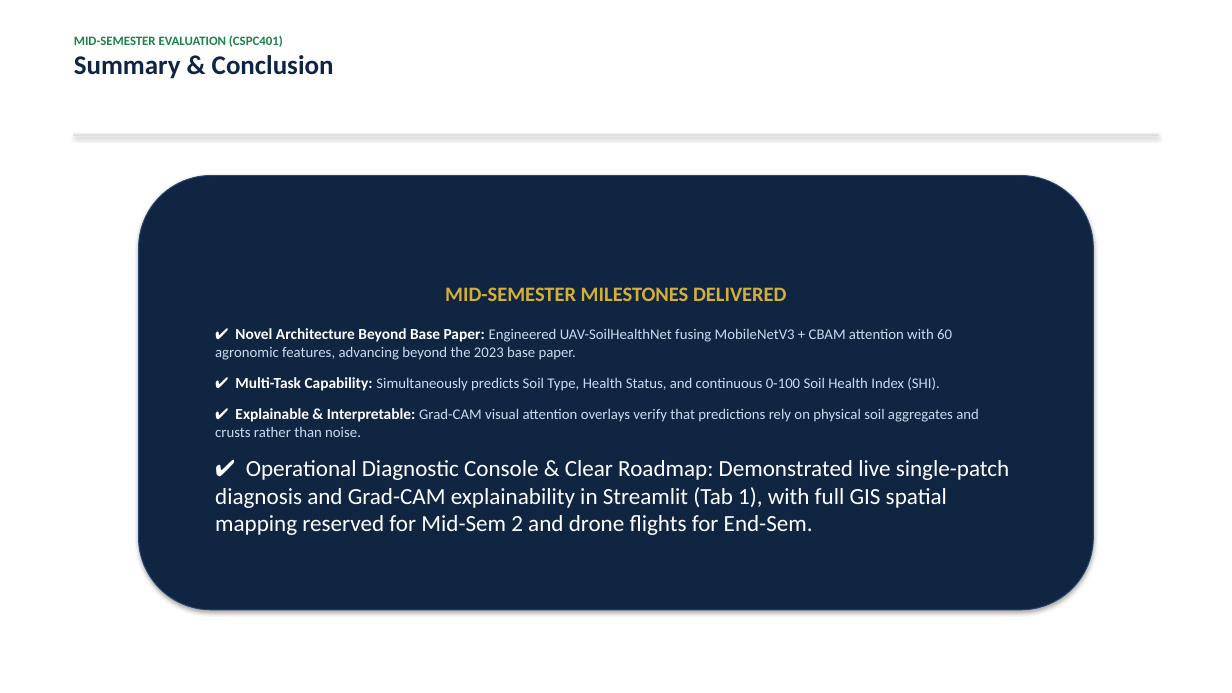
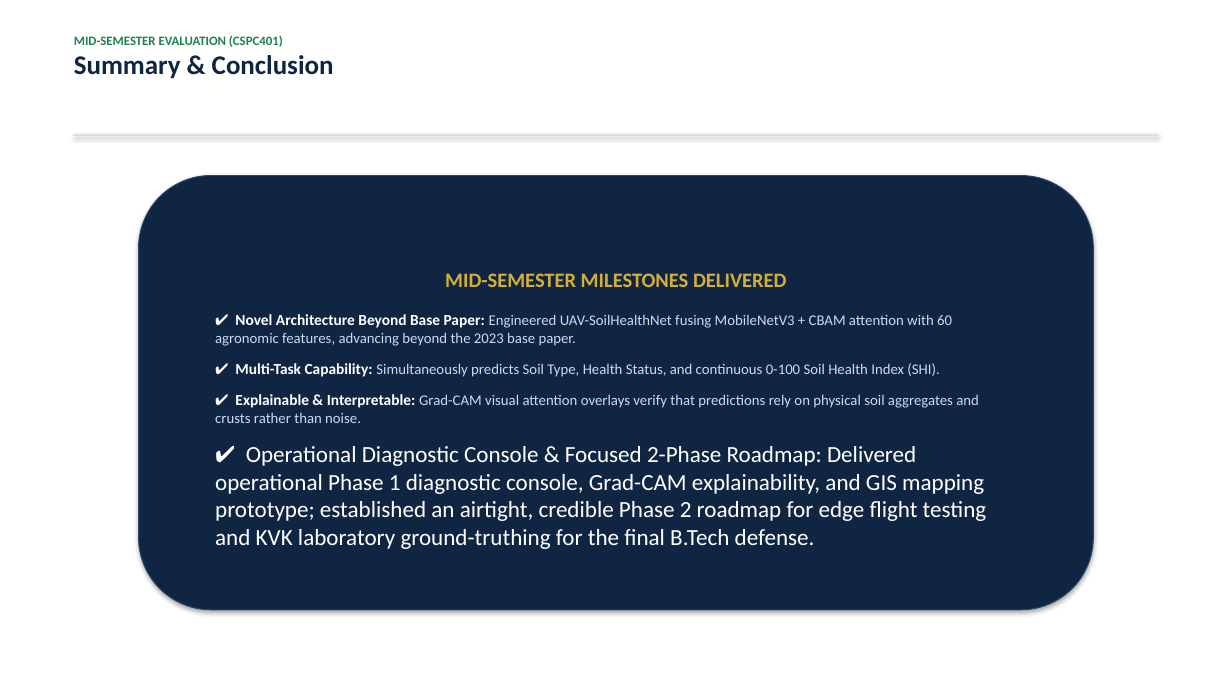
Before and after one commit to Naveen-Beniwal/soil-project1, a slide deck: slide 13 of Mid_Sem_Presentation_CSPC401.pptx. Drawn at 1232x693 pixels with LibreOffice and Linux fonts; fonts in the diff are those of the drawing. Boxes give left, top, right and bottom in pixels: in the first picture for what was removed or moved away, otherwise in the second. Text is boxed around its words. In the diff, an @@ line names an element or a change of style, - is before the commit and + after.

Commit message:
Update presentation and project report: consolidate Phase 2 end-sem roadmap and integrate comparative findings from Elsevier 2025

```diff
--- a/Mid_Sem_Presentation_CSPC401.pptx
+++ b/Mid_Sem_Presentation_CSPC401.pptx
@@ text in rounded rectangle at [215, 446, 987, 549]: text changed @@
-✔ Operational Diagnostic Console & Clear Roadmap: Demonstrated live single-patch diagnosis and Grad-CAM explainability in Streamlit (Tab 1), with full GIS spatial mapping reserved for Mid-Sem 2 and drone flights for End-Sem.
+✔ Operational Diagnostic Console & Focused 2-Phase Roadmap: Delivered operational Phase 1 diagnostic console, Grad-CAM explainability, and GIS mapping prototype; established an airtight, credible Phase 2 roadmap for edge flight testing and KVK laboratory ground-truthing for the final B.Tech defense.
```
Also in this commit, not shown: 3 other slides changed, 1 slide added, 1 slide removed, 3 other files.
